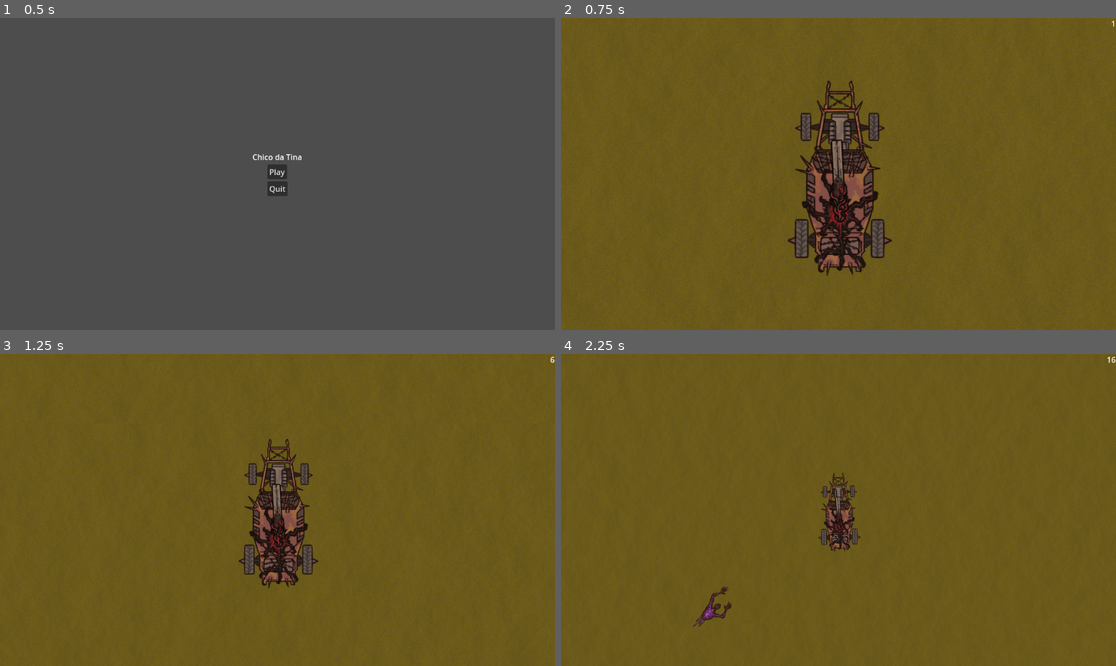
Above: before the commit, frames 1-4 (two rows, left to right).
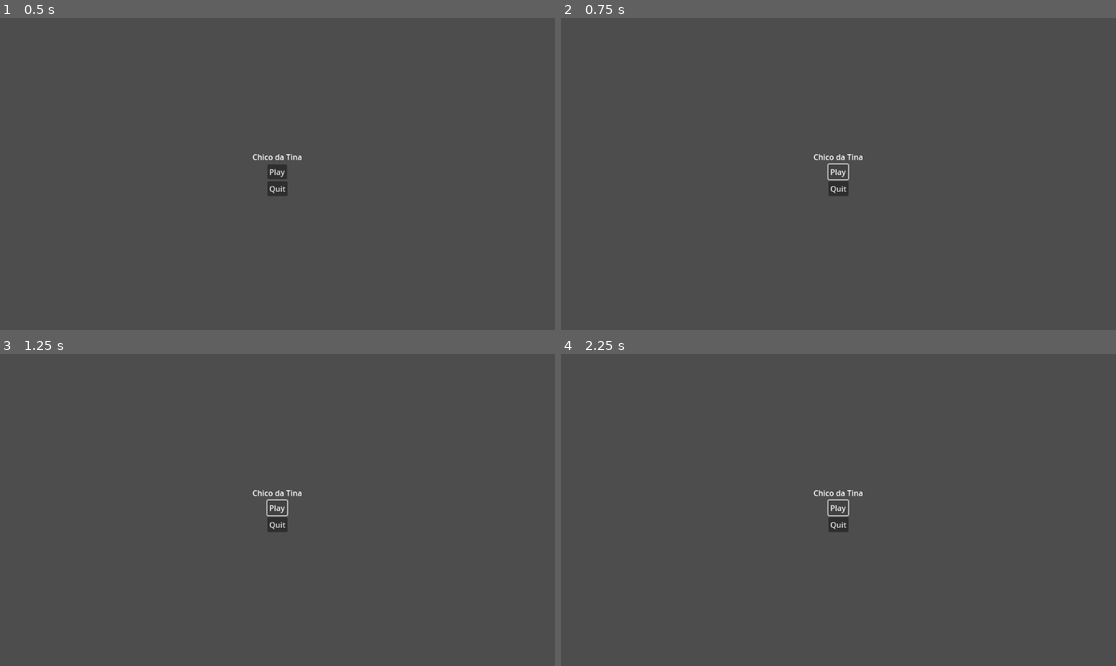
Above: after the commit, the same moments.

Repository: Denomycor/piratesoftware-16
Game: Godot game, scene res://assets/scenes/game.tscn
Two runs of this game, one before a commit and one after it. Both use one fixed random seed, a clock stepped at 60 frames per second and the inputs below. This scene is started directly instead of the project's main scene.
Inputs (mouse positions are in pixels of both pictures, inside the frame that each line leads up to):
- Up to frame 1 (0.5 s): no input
- Up to frame 2 (0.75 s): click "Play" at 0.5 s
- Up to frame 3 (1.25 s): no input
- Up to frame 4 (2.25 s): click (838, 506) at 1.25 s, where only the run after the commit has a clickable "Play"; click (838, 506) at 2 s, where only the run after the commit has a clickable "Play"

Frame 1 is identical in both runs. In frame 2, 99% of the frame differs, in the area x 0-100%, y 0-100%; in frame 3, 99%; in frame 4, 100%.
Error after the commit: Parse Error: Could not preload resource file "res://assets/scenes/levels/test_level.tscn". (res://assets/scripts/game.gd:4)

Commit message:
Minigun now shoots

Diff:
--- a/assets/scenes/levels/test_level.tscn
+++ b/assets/scenes/levels/test_level.tscn
@@ -80,4 +80,6 @@
 visible = false
 
 [node name="GameOverMenu" parent="." instance=ExtResource("9_h3nak")]
-visible = false
+
+[node name="weapon_dock" parent="world" instance=ExtResource("3_7j5di")]
+position = Vector2(535, 324)
--- /dev/null
+++ b/assets/scenes/projectiles/minigun_projectile.tscn
@@ -0,0 +1,20 @@
+[gd_scene load_steps=3 format=3 uid="uid://brtlxge0ng5gg"]
+
+[ext_resource type="Script" path="res://assets/scripts/projectiles/minigun_projectile.gd" id="1_rtd26"]
+
+[sub_resource type="RectangleShape2D" id="RectangleShape2D_qagmc"]
+size = Vector2(16, 16)
+
+[node name="minigun_projectile" type="CharacterBody2D"]
+collision_layer = 2
+collision_mask = 0
+motion_mode = 1
+script = ExtResource("1_rtd26")
+speed = 10.0
+reach = 800.0
+
+[node name="Polygon2D" type="Polygon2D" parent="."]
+polygon = PackedVector2Array(-8, -8, -8, 8, 8, 8, 8, -8)
+
+[node name="CollisionShape2D" type="CollisionShape2D" parent="."]
+shape = SubResource("RectangleShape2D_qagmc")
--- a/assets/scenes/weapons/minigun.tscn
+++ b/assets/scenes/weapons/minigun.tscn
@@ -1,9 +1,11 @@
-[gd_scene load_steps=3 format=3 uid="uid://dbf445di2iil4"]
+[gd_scene load_steps=4 format=3 uid="uid://dbf445di2iil4"]
 
 [ext_resource type="Script" path="res://assets/scripts/weapons/components/turn_component.gd" id="1_fw3mj"]
+[ext_resource type="Script" path="res://assets/scripts/weapons/minigun.gd" id="1_nd5hs"]
 [ext_resource type="Script" path="res://assets/scripts/weapons/components/projectile_spawner_component.gd" id="2_qdibs"]
 
 [node name="minigun" type="Node2D"]
+script = ExtResource("1_nd5hs")
 
 [node name="Polygon2D" type="Polygon2D" parent="."]
 polygon = PackedVector2Array(0, -8, 0, 8, 40, 8, 40, -8)
@@ -12,4 +14,8 @@
 script = ExtResource("1_fw3mj")
 
 [node name="ProjectileSpawnerComponent" type="Node2D" parent="."]
+position = Vector2(40, 0)
 script = ExtResource("2_qdibs")
+fire_delay = 0.1
+multishot = 1
+spread = 0.098
--- /dev/null
+++ b/assets/scripts/projectiles/minigun_projectile.gd
@@ -0,0 +1,25 @@
+class_name MinigunProjectile extends CharacterBody2D
+
+
+@export var speed: float
+@export var reach: float
+
+var reach_acc := 0.0
+
+
+func set_properties(pos: Vector2, rot: float) -> void:
+	global_position = pos
+	rotation = rot
+
+
+func _physics_process(_delta) -> void:
+	var motion := Vector2.from_angle(rotation) * speed
+	if(reach_acc < reach):
+		reach_acc += motion.length()
+		move_and_collide(motion)
+	else:
+		destroy()
+
+
+func destroy() -> void:
+	queue_free()
--- a/assets/scripts/weapons/abstract/weapon.gd
+++ b/assets/scripts/weapons/abstract/weapon.gd
@@ -6,12 +6,20 @@
 signal activated
 signal deactivated
 
+var active := false
+
+
+func _ready() -> void:
+	visible = false
+
 
 func activate() -> void:
 	visible = true
+	active = true
 	activated.emit()
 
 
 func deactivate() -> void:
 	visible = false
+	active = false
 	deactivated.emit()
--- a/assets/scripts/weapons/components/projectile_spawner_component.gd
+++ b/assets/scripts/weapons/components/projectile_spawner_component.gd
@@ -26,10 +26,11 @@
 		else:
 			delay_acc -= delta
 
+
 func shoot(to: Vector2, data: Variant = null) -> void:
 	if proj_ready and enabled:
 		for i in range(multishot):
-			var angle: float = (to - global_position).angle()
+			var angle: float = (to - global_position).angle() + (randf() - 0.5) * spread
 			shoot_projectile.emit(global_position, angle, data)
 		proj_ready = false
 		delay_acc = fire_delay
--- /dev/null
+++ b/assets/scripts/weapons/minigun.gd
@@ -0,0 +1,20 @@
+class_name Minigun extends Weapon
+
+
+const PROJECTILE_SCENE: PackedScene = preload("res://assets/scenes/projectiles/minigun_projectile.tscn")
+
+@onready var turn_component: TurnComponent = $TurnComponent
+@onready var projectile_spawner_component: ProjectileSpawnerComponent = $ProjectileSpawnerComponent
+
+
+
+func _ready() -> void:
+	projectile_spawner_component.shoot_projectile.connect(func(from: Vector2, rot: float, _data):
+		var projectile: MinigunProjectile = PROJECTILE_SCENE.instantiate()
+		projectile.set_properties(from, rot)
+		get_node("../..").add_child(projectile)
+	)
+
+
+func _process(_delta: float) -> void:
+	projectile_spawner_component.shoot(get_global_mouse_position())
--- a/assets/scripts/weapons/weapon_dock.gd
+++ b/assets/scripts/weapons/weapon_dock.gd
@@ -8,8 +8,6 @@
 
 
 func _ready() -> void:
-	for c in get_children():
-		c.visible = false
 	get_weapon(0).activate()
 
 
--- a/project.godot
+++ b/project.godot
@@ -26,3 +26,7 @@
 [physics]
 
 2d/default_gravity=0.0
+
+[layer_names]
+
+2d_physics/layer_2="player_projectiles"
